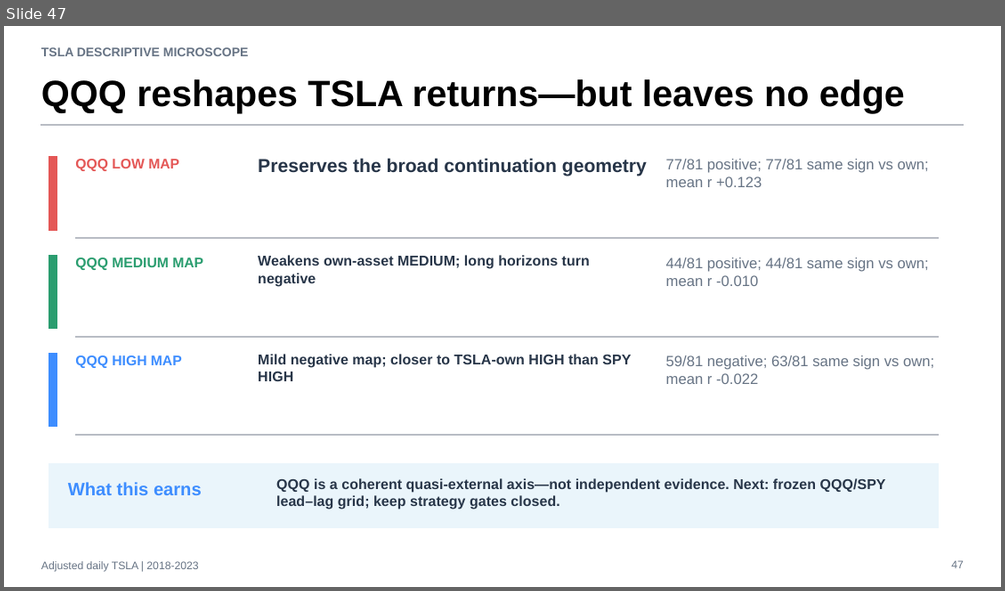
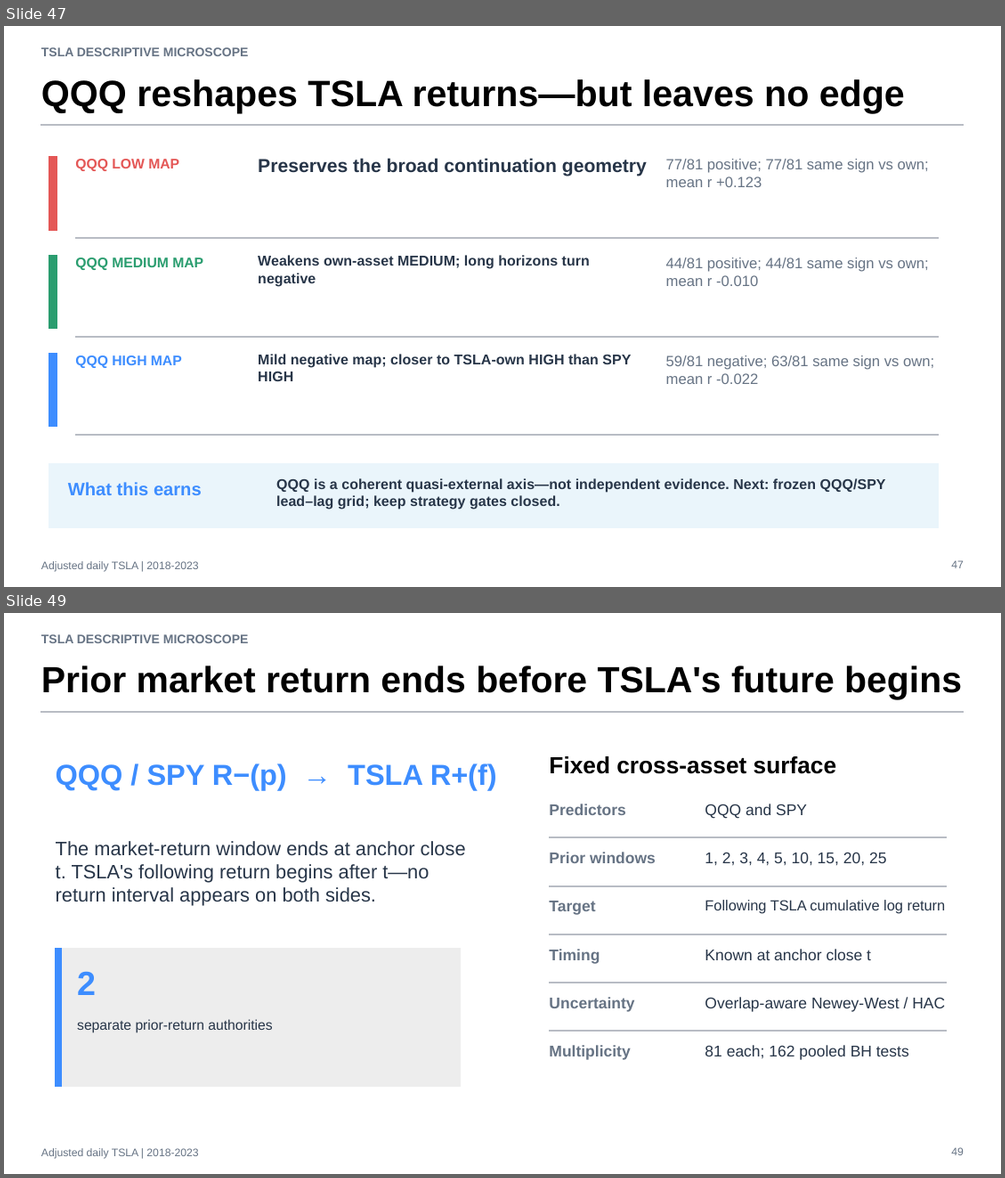
Before and after one commit to Francisc0Franc0/Time-Series-Modeling-Gen5, a slide deck: operator_hypothesis_lab/presentations/tsla_descriptive_microscope_evidence.pptx. Shown one above the other, each under a label of ours: slide 47 before the commit, slides 47 and 49 after it; the slides between them are not shown. The pictures are 1005x591 and 1005x1178 pixels, drawn with LibreOffice and Linux fonts; fonts in the diff are those of the drawing. Boxes give left, top, right and bottom in pixels: in the first picture for what was removed or moved away, otherwise in the second. Text is boxed around its words. In the diff, an @@ line names an element or a change of style, - is before the commit and + after.

Commit message:
Add QQQ SPY prior return slice

```diff
--- a/operator_hypothesis_lab/presentations/tsla_descriptive_microscope_evidence.pptx
+++ b/operator_hypothesis_lab/presentations/tsla_descriptive_microscope_evidence.pptx
@@ slide 49 added at [4,613,1001,1174], background #FFFFFF @@
@@ text added at [41,634,249,643], 12 pt, text #667384, bold @@
+TSLA DESCRIPTIVE MICROSCOPE
@@ text added at [41,666,962,700], 35.1 pt, text #000000, bold @@
+Prior market return ends before TSLA's future begins
@@ rectangle added at [41,711,963,713], fill #B8BCC4, outline #B8BCC4 0 pt @@
@@ text added at [56,763,497,790], 27.9 pt, text #3D8DFF, bold @@
+QQQ / SPY R−(p) → TSLA R+(f)
@@ text added at [549,756,836,774], 22.5 pt, text #000000, bold @@
+Fixed cross-asset surface
@@ text added at [549,803,625,815], 15 pt, text #667384, bold @@
+Predictors
@@ text added at [704,803,807,819], 15 pt, text #273548 @@
+QQQ and SPY
@@ text added at [56,841,466,906], 18.8 pt, text #273548 @@
+The market-return window ends at anchor close t. TSLA's following return begins after t—no return interval appears on both sides.
@@ text added at [549,852,655,863], 15 pt, text #667384, bold @@
+Prior windows
@@ rectangle added at [550,837,947,838], fill #B8BCC4, outline #B8BCC4 0 pt @@
@@ text added at [704,852,886,866], 15 pt, text #273548 @@
+1, 2, 3, 4, 5, 10, 15, 20, 25
@@ text added at [549,900,595,915], 15 pt, text #667384, bold @@
+Target
@@ rectangle added at [550,886,947,887], fill #B8BCC4, outline #B8BCC4 0 pt @@
@@ text added at [704,900,946,914], 14 pt, text #273548 @@
+Following TSLA cumulative log return
@@ rectangle added at [56,948,461,1086], fill #EDEDED, outline #EDEDED 0 pt @@
@@ rectangle added at [56,948,62,1086], fill #3D8DFF, outline #3D8DFF 0 pt @@
@@ text added at [549,949,599,964], 15 pt, text #667384, bold @@
+Timing
@@ rectangle added at [550,933,947,934], fill #B8BCC4, outline #B8BCC4 0 pt @@
@@ text added at [704,949,871,960], 15 pt, text #273548 @@
+Known at anchor close t
@@ text added at [77,971,96,995], 32.2 pt, text #3D8DFF, bold @@
+2
@@ rectangle added at [550,982,947,983], fill #B8BCC4, outline #B8BCC4 0 pt @@
@@ text added at [549,997,634,1012], 15 pt, text #667384, bold @@
+Uncertainty
@@ text added at [704,997,945,1012], 15 pt, text #273548 @@
+Overlap-aware Newey-West / HAC
@@ text added at [77,1019,272,1033], 13.5 pt, text #273548 @@
+separate prior-return authorities
@@ rectangle added at [550,1030,947,1031], fill #B8BCC4, outline #B8BCC4 0 pt @@
@@ text added at [549,1045,630,1060], 15 pt, text #667384, bold @@
+Multiplicity
@@ text added at [704,1045,909,1060], 15 pt, text #273548 @@
+81 each; 162 pooled BH tests
@@ text added at [41,1148,198,1159], 10.5 pt, text #667384 @@
+Adjusted daily TSLA | 2018-2023
@@ text added at [951,1147,963,1155], 10.5 pt, text #667384 @@
+49
```
Also in this commit, not shown: 5 other slides added, 4 other files.
